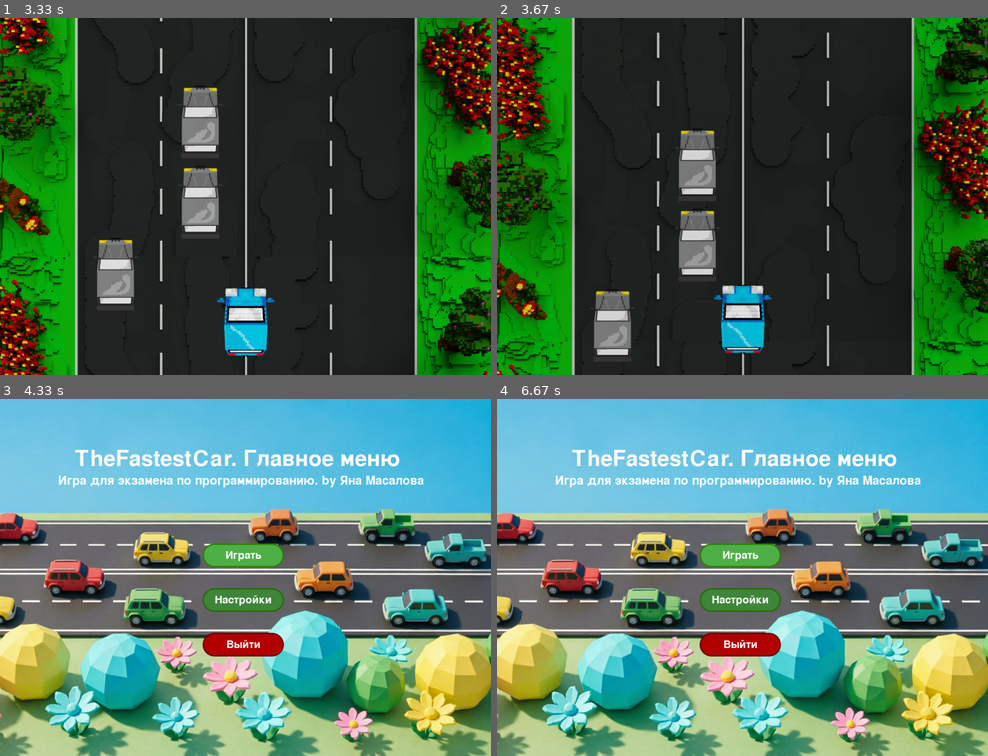
Above: before the commit, frames 1-4 (two rows, left to right).
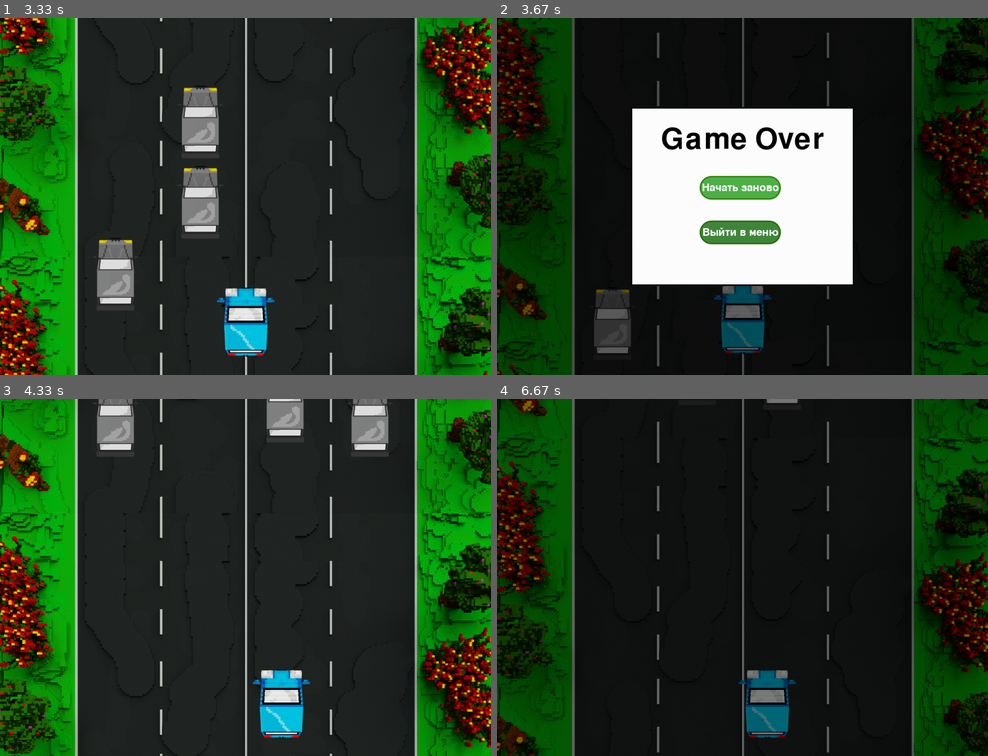
Above: after the commit, the same moments.

Repository: KidIsKing/TheFastestCar
Game: pygame game, started from src/main.py
The game is run twice, just before and just after one commit, with the same random seed, the same clock (stepped at 60 frames per second) and the same inputs.
Inputs (mouse positions are in pixels of both pictures, inside the frame that each line leads up to):
- Up to frame 1 (3.33 s): click "Играть" at 0.38 s; hold Right 0.67-1.13 s; move the mouse to (225, 210) at 0.7 s; hold Up 1.17-1.47 s; hold Right 1.5-1.97 s; hold Left 2-2.53 s; hold Down 2.57-2.87 s; hold Left 2.9-3.3 s
- Up to frame 2 (3.67 s): hold Up from 3.33 s (still down)
- Up to frame 3 (4.33 s): release Up at 3.7 s; click (240, 566) at 3.78 s, where only the run after the commit has a clickable "Начать заново"; hold Right from 4.07 s (still down); move the mouse to (304, 609) at 4.1 s
- Up to frame 4 (6.67 s): release Right at 4.7 s; hold Down 4.73-5.1 s; hold Left 5.13-5.6 s; hold Right 5.63-6.1 s; hold Up 6.13-6.43 s; hold Esc from 6.47 s (still down); hold Right from 6.47 s (still down)

Frame 1 is identical in both runs. In frame 2, 53% of the frame differs, in the area x 0-100%, y 0-100%; in frame 3, 98%; in frame 4, 98%.

Commit message:
add game over window

Diff:
--- a/src/main.py
+++ b/src/main.py
@@ -29,6 +29,14 @@
 ENEMY_MIN_GAP = 5
 
 ROAD_SPEED = 8
+
+# Параметры скорости
+BASE_WORLD_SPEED = 8
+MAX_WORLD_SPEED = 18
+MIN_WORLD_SPEED = 3
+ACCELERATION_SMOOTHING = 0.03
+DECELERATION_SMOOTHING = 0.05
+MAX_PLAYER_OFFSET_Y = 100
 
 FPS = 60
 
@@ -226,14 +234,50 @@
         self.player = Player()
         self.enemies = [Enemy() for _ in range(3)]
 
+        self.current_world_speed = settings.base_world_speed
+        self.player_visual_offset_y = 0
+
+        self.collided_enemy = None  # враг, с которым столкнулся игрок
+
         self.running = True
         self.game_over = False  # Флаг окончания игры
         self.debug_mode = False
 
-        self.current_world_speed = settings.base_world_speed
-        self.player_visual_offset_y = 0
+        # Game Over
+        self.restart_button = ImageButton(
+            CENTER_X_FOR_BUTTONS, 330, 350, 100, "Начать заново",
+            ASSETS["green_button"],
+            ASSETS["green_button_hover"],
+            ASSETS["click_sound"],
+        )
+        self.to_menu_button = ImageButton(
+            CENTER_X_FOR_BUTTONS, 430, 350, 100, "Выйти в меню",
+            ASSETS["green_button"],
+            ASSETS["green_button_hover"],
+            ASSETS["click_sound"],
+        )
+        self.game_over_buttons = [self.restart_button, self.to_menu_button]
+
+        self.game_over_font = pygame.font.SysFont(None, 96)
+        self.game_over_panel_rect = pygame.Rect(WIDTH // 2 - 250, HEIGHT // 2 - 200, 500, 400)
 
     def handle_events(self, event):
+        """Обработка нажатий клавиш."""
+        if self.game_over:
+            if event.type == pygame.KEYDOWN and event.key == pygame.K_ESCAPE:
+                self.running = False
+                return
+
+            for button in self.game_over_buttons:
+                button.handle_event(event)
+
+            if event.type == pygame.USEREVENT:
+                if event.button == self.restart_button:
+                    self.restart_game()
+                if event.button == self.to_menu_button:
+                    self.running = False
+            return
+
         # Возврат в главное меню из игры по нажатию ESC
         if event.type == pygame.KEYDOWN and event.key == pygame.K_ESCAPE:
             self.running = False
@@ -242,6 +286,15 @@
                 not self.debug_mode
             )  # переключаем режим на обратное значение
 
+    def restart_game(self):
+        self.player = Player()
+        self.enemies = [Enemy() for _ in range(3)]
+        self.road = Road()
+        self.collided_enemy = None
+        self.current_world_speed = settings.base_world_speed
+        self.player_visual_offset_y = 0
+        self.game_over = False
+
     def check_enemies_collision(self):
         """Проверка столкновений врагов друг с другом через AABB."""
         for i, enemy in enumerate(self.enemies):
@@ -279,7 +332,7 @@
         for enemy in self.enemies:
             if aabb_collide(self.player.hitbox, enemy.hitbox):
                 self.game_over = True
-                self.running = False
+                self.collided_enemy = enemy
                 return
 
     def _update_world_speed(self):
@@ -324,6 +377,9 @@
     def update(self):
         """Обновление состояния игры."""
         if self.game_over:
+            for enemy in self.enemies:
+                if enemy is not self.collided_enemy:
+                    enemy.move(self.current_world_speed * 0.02)  # нетронутые враги продолжают двигаться
             return
 
         # Обновляем скорость и смещение
@@ -352,6 +408,26 @@
 
         for enemy in self.enemies:
             pygame.draw.rect(self.screen, RED, enemy.hitbox, 2)
+
+    def draw_game_over_screen(self):
+        """Отрисовка окошка окончания игры."""
+        # Полупрозрачный тёмный фон поверх всей игры
+        overlay = pygame.Surface((WIDTH, HEIGHT))
+        overlay.fill(BLACK)
+        overlay.set_alpha(150)
+        self.screen.blit(overlay, (0, 0))
+
+        pygame.draw.rect(self.screen, WHITE, self.game_over_panel_rect)
+        pygame.draw.rect(self.screen, BLACK, self.game_over_panel_rect, 3)  # рамка
+
+        text_surface = self.game_over_font.render("Game Over", True, BLACK)
+        text_x = self.game_over_panel_rect.centerx - text_surface.get_width() // 2
+        text_y = self.game_over_panel_rect.top + 40
+        self.screen.blit(text_surface, (text_x, text_y))
+
+        for button in self.game_over_buttons:
+            button.check_hover(pygame.mouse.get_pos())
+            button.draw(self.screen)
 
     def draw(self):
         """Отрисовка игрового экрана."""
@@ -361,6 +437,9 @@
         self.player.draw(self.screen)
 
         self.draw_debug()
+
+        if self.game_over:
+            self.draw_game_over_screen()
 
     def run(self):
         """Главный процесс игры."""
@@ -560,14 +639,14 @@
         self.oncoming_traffic_enabled = False
 
         # Параметры логики скорости
-        self.base_world_speed = 8
-        self.max_world_speed = 18
-        self.min_world_speed = 3
-
-        self.acceleration_smoothing = 0.03  # плавность разгона
-        self.deceleration_smoothing = 0.05  # плавность торможения
-
-        self.max_player_offset_y = 100  # смещение по OY при разгоне
+        self.base_world_speed = BASE_WORLD_SPEED
+        self.max_world_speed = MAX_WORLD_SPEED
+        self.min_world_speed = MIN_WORLD_SPEED
+
+        self.acceleration_smoothing = ACCELERATION_SMOOTHING  # плавность разгона
+        self.deceleration_smoothing = DECELERATION_SMOOTHING  # плавность торможения
+
+        self.max_player_offset_y = MAX_PLAYER_OFFSET_Y  # смещение по OY при разгоне
 
 
 settings = Settings()
